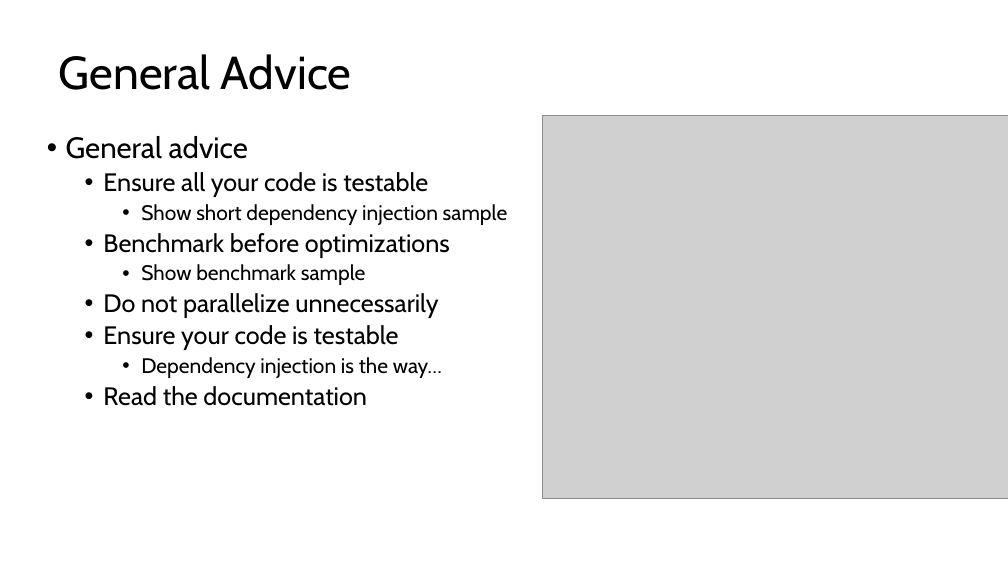
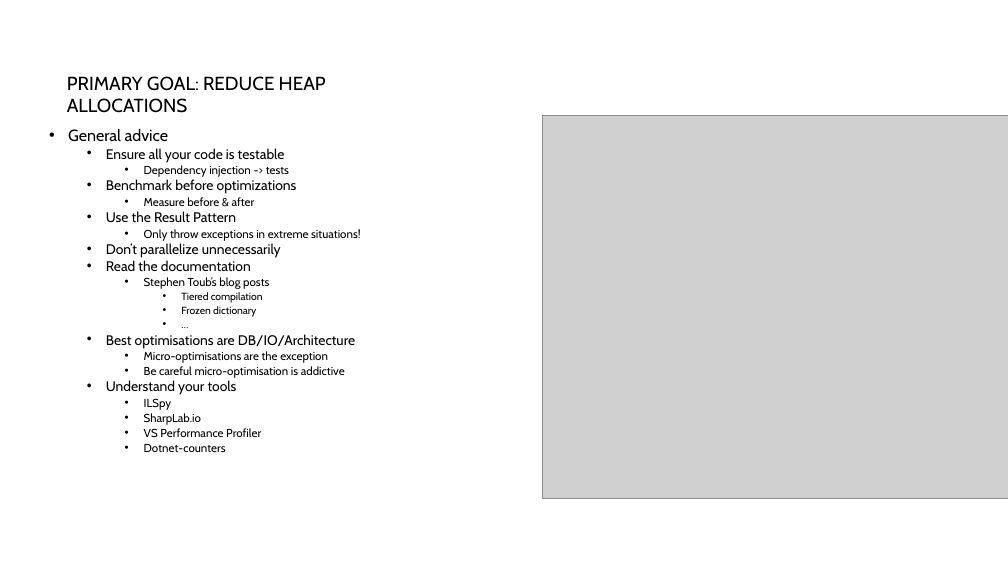
Before and after one commit to jeanhibbert/PerfDemo, a slide deck: slide 3 of PerfDemo.pptx (slide 4 before the commit). Drawn at 1008x567 pixels with LibreOffice and Linux fonts; fonts in the diff are those of the drawing; grey boxes stand for pictures. Boxes give left, top, right and bottom in pixels: in the first picture for what was removed or moved away, otherwise in the second. Text is boxed around its words. In the diff, an @@ line names an element or a change of style, - is before the commit and + after.

```diff
--- a/PerfDemo.pptx
+++ b/PerfDemo.pptx
@@ title removed at box(59, 54, 351, 90) @@
-General Advice
@@ text added at box(67, 76, 326, 113), 18 pt, text #000000 @@
+PRIMARY GOAL: REDUCE HEAP ALLOCATIONS
@@ text at box(68, 129, 297, 271): size 28 to 15.4 pt in "General advice"; size 24 to 13.2 pt in "Ensure all your code is testable", "Benchmark before optimizations", "Read the documentation"; line spacing 0.9 to 0.7 @@
@@ text at box(106, 197, 360, 258): text changed; size 24 to 11 pt @@
-    • Show benchmark sample
-  • Do not parallelize unnecessarily
-  • Ensure your code is testable
-    • Dependency injection is the way…
+    • Measure before & after
+  • Use the Result Pattern
+    • Only throw exceptions in extreme situations!
+  • Don’t parallelize unnecessarily
@@ text at box(141, 204, 508, 225): text changed; size 20 to 11 pt @@
-    • Show short dependency injection sample
+    • Dependency injection -> tests
@@ text at box(106, 277, 355, 452): paragraphs added @@
+    • Stephen Toub’s blog posts
+      • Tiered compilation
+      • Frozen dictionary
+      • …
+  • Best optimisations are DB/IO/Architecture
+    • Micro-optimisations are the exception
+    • Be careful micro-optimisation is addictive
+  • Understand your tools
+    • ILSpy
+    • SharpLab.io
+    • VS Performance Profiler
+    • Dotnet-counters
```
Also in this commit, not shown: 3 other slides changed, 6 slides added, 4 slides removed, 36 other files.
